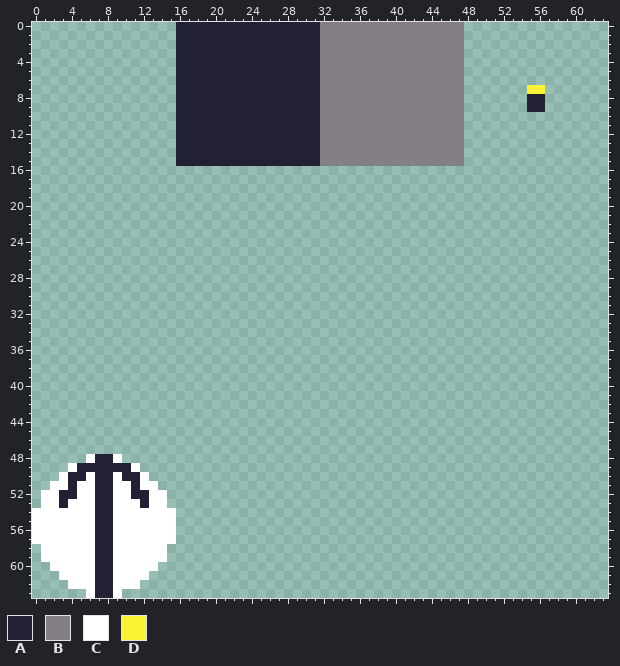
Pixel-art sprite: assets/ts1.png. The first picture shows the starting point.
The file is 64x64 pixels.
Palette (. is transparent): A #222034  B #847e87  C #ffffff  D #fbf236
The result:
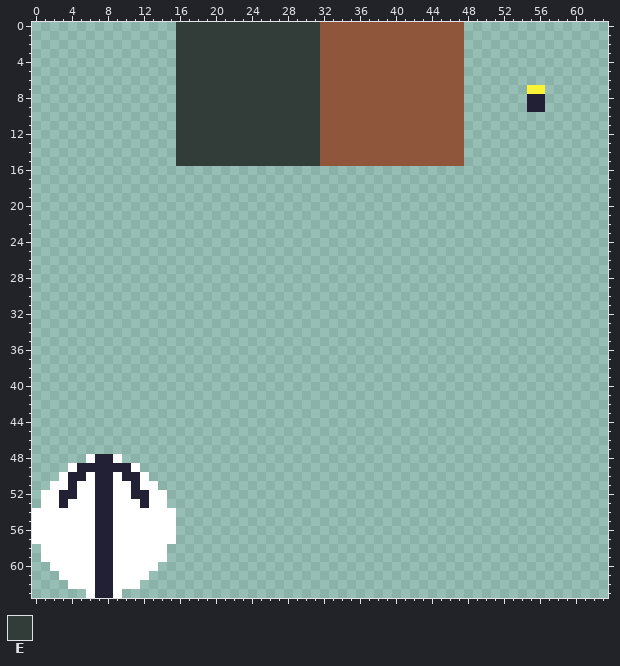
Colours new in this view: E #323c39
From old to new:
Colour B changes from #847e87 to #8f563b.
The author changed colour A to colour E in rows 0 to 15 at x 16 to 31.
Where, in picture pixels (left, top, right, bottom), the same in both pictures:
changed: (176, 22, 464, 166)
